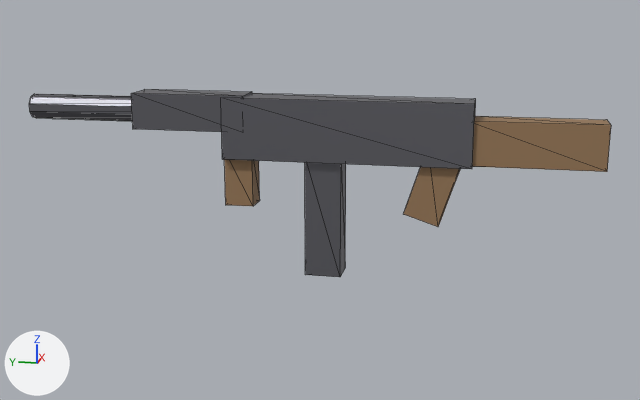
An edit to the glTF model assets/models/avtomat.glb, drawn before and after from the same camera.
Camera for both pictures: a 50 mm camera at (-1.182, -0.148, 0.195) aimed at (0.004, 0.089, -0.102). The lights are fixed; the arrows at lower left show +X, +Y and +Z. The older version comes first. Mesh edges are drawn as thin lines. Vertices at exactly the same position are counted once.

Names of what the first picture shows: 'Avtomat'.
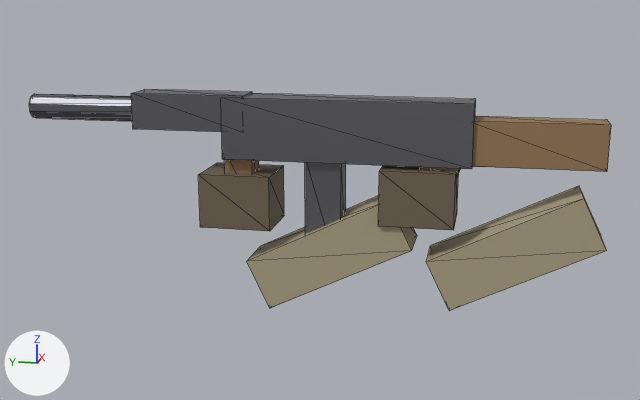
What differs and where, as boxes [x1, y1, x2, y2] in the pictures (640 x 400 px):
'Avtomat', reshaped (18% taller)
    before: [29, 89, 611, 277]
    after: [29, 89, 611, 311]
part 1 of me_cube, added (brown)
    after: [378, 166, 458, 230]
part 2 of me_cube, added (brown)
    after: [198, 163, 284, 231]
part 3 of me_cube, added (beige)
    after: [247, 186, 607, 311]

What changed in the scene script:
```text
Add mat_a_glove:
    mat_a_glove = principled_material('A_Glove')
    mat_a_glove.base_color = (0.16, 0.12, 0.08)  # brown #6f6150
    mat_a_glove.roughness = 0.7
Add mat_a_sleeve:
    mat_a_sleeve = principled_material('A_Sleeve')
    mat_a_sleeve.base_color = (0.41, 0.35, 0.23)  # beige #aca084
    mat_a_sleeve.roughness = 0.85
Change me_cube:
    used by ob_avtomat; location = (0.0, 0.05, 0.0)
    remove me_cube.from_pydata(...)  # 68 vertices, 108 faces; spans x -0.027..0.027, y -0.34..0.46, z -0.205..0.045
    add me_cube.from_pydata(...)  # 100 vertices, 156 faces; spans x -0.043..0.043, y -0.345..0.46, z -0.252..0.045
    me_cube part 1: a new loose piece, a box spanning x -0.043..0.043, y -0.15..-0.05, z -0.123..-0.047, in mat_a_glove (brown #6f6150)
    me_cube part 2: a new loose piece, a box spanning x -0.043..0.043, y 0.1..0.2, z -0.138..-0.062, in mat_a_glove (brown #6f6150)
    me_cube part 3
    8 vertices are added at x -0.038, y -0.345..0.135, z -0.252..-0.073
    8 new vertices lie (0.076, 0.0, 0.0) away from vertices in x -0.038, y -0.345..0.135, z -0.252..-0.073
    24 new faces join them, mat_a_sleeve (beige #aca084)
    add me_cube.materials.append(mat_a_glove)  # brown #6f6150
    add me_cube.materials.append(mat_a_sleeve)  # beige #aca084
```
